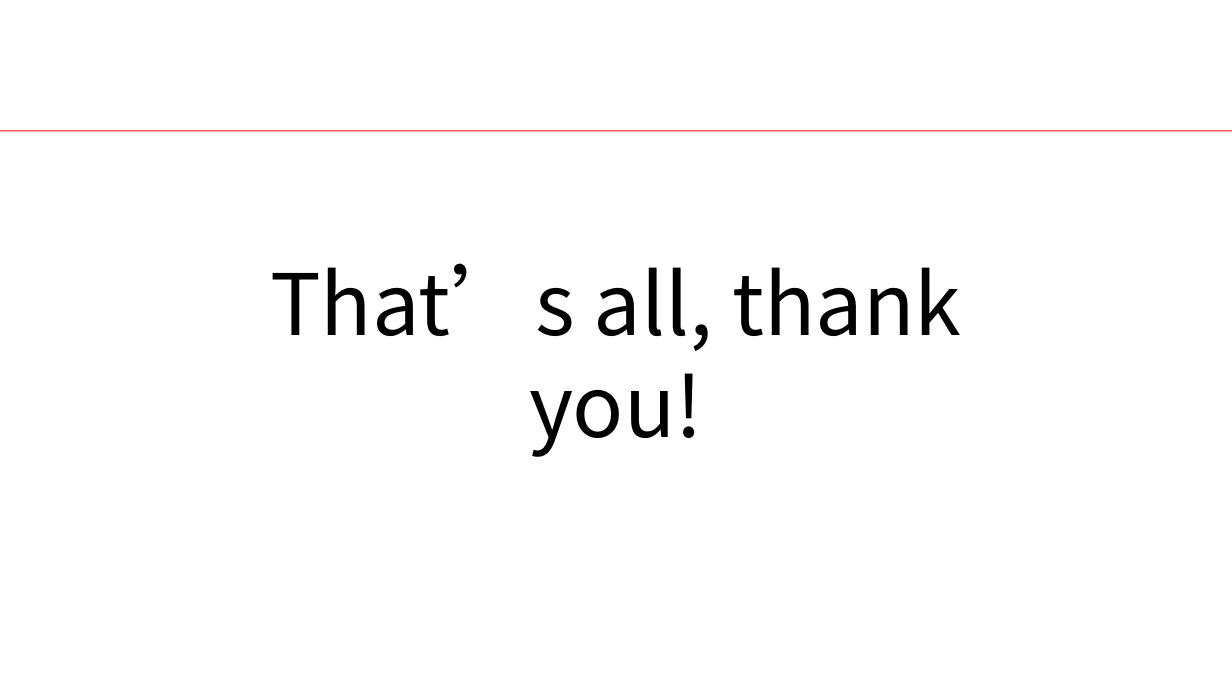
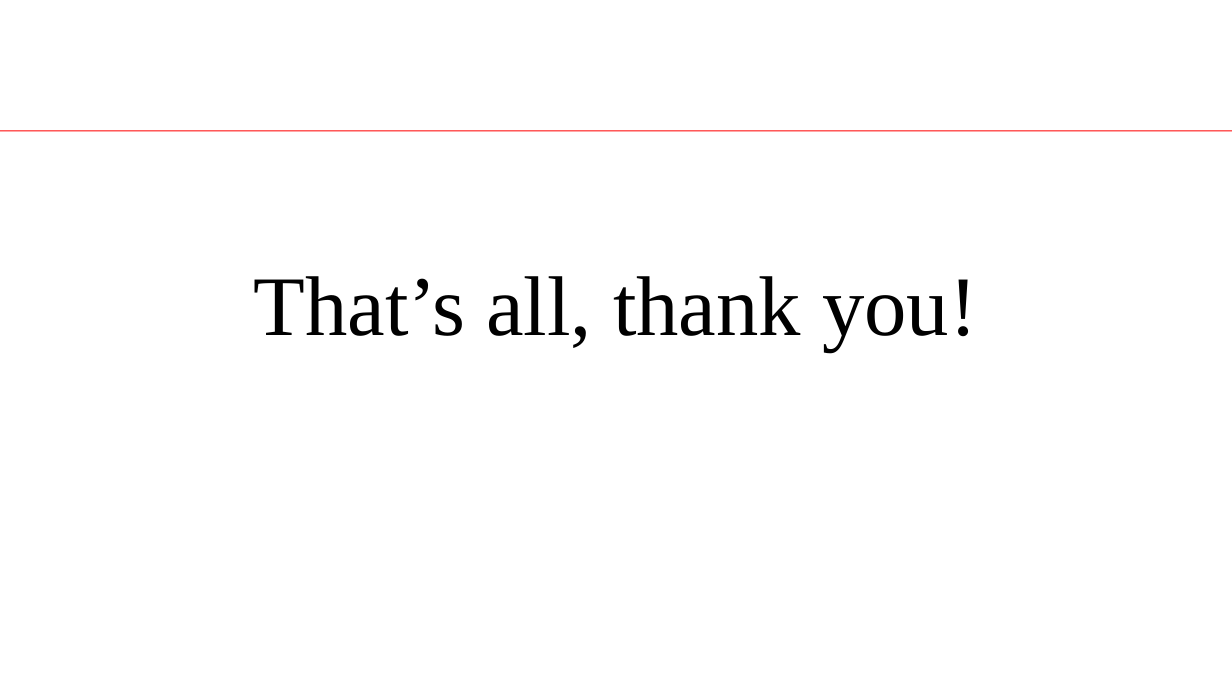
Before and after one commit to jingchengdeng/Probe-Data-Analysis-for-Road-Slope, a slide deck: slide 13 of submissionVersion/HW2Presentation.pptx (slide 9 before the commit). Drawn at 1232x693 pixels with LibreOffice and Linux fonts; fonts in the diff are those of the drawing; background and template pictures are left out. Boxes give left, top, right and bottom in pixels: in the first picture for what was removed or moved away, otherwise in the second. Text is boxed around its words. In the diff, an @@ line names an element or a change of style, - is before the commit and + after.

```diff
--- a/submissionVersion/HW2Presentation.pptx
+++ b/submissionVersion/HW2Presentation.pptx
@@ text "That’s all, thank you!" at (x1=254, y1=276, x2=977, y2=351): font Noto Sans CJK SC to Times New Roman @@
```
Also in this commit, not shown: 7 other slides changed, 5 slides added, 1 slide removed.
